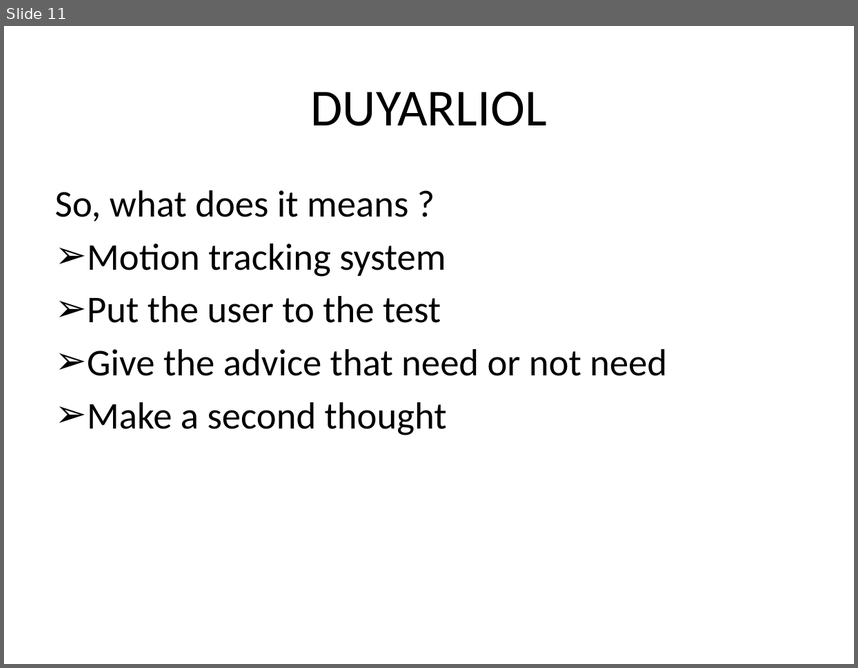
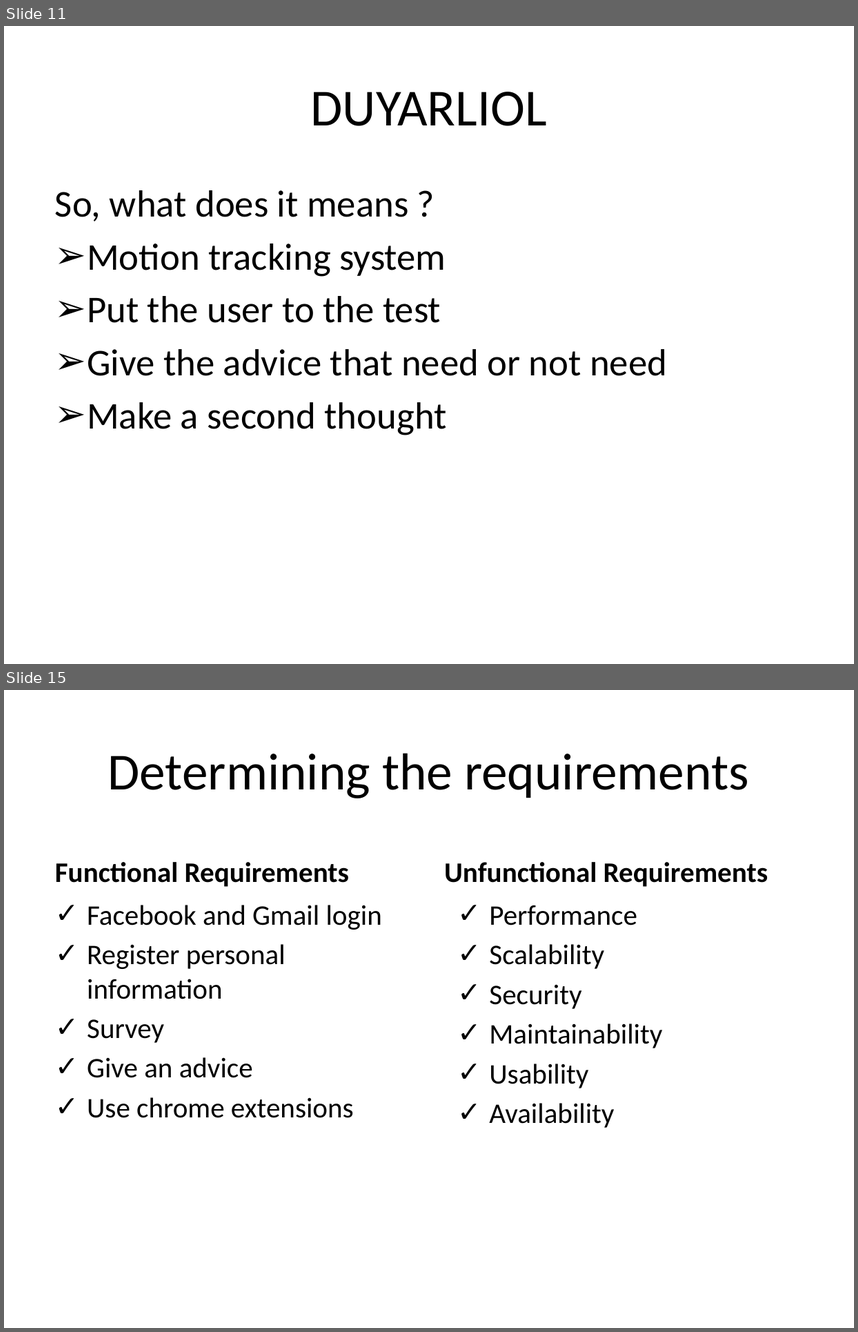
Before and after one commit to hakanyildiz/BIM444-Computer-Engineering-Apps, a slide deck: Documents/DUYARLIOL.pptx. Shown one above the other, each under a label of ours: slide 11 before the commit, slides 11 and 15 after it; the slides between them are not shown. The pictures are 858x668 and 858x1332 pixels, drawn with LibreOffice and Linux fonts; fonts in the diff are those of the drawing. Boxes give left, top, right and bottom in pixels: in the first picture for what was removed or moved away, otherwise in the second. Text is boxed around its words. In the diff, an @@ line names an element or a change of style, - is before the commit and + after.

```diff
--- a/Documents/DUYARLIOL.pptx
+++ b/Documents/DUYARLIOL.pptx
@@ slide 15 added at box(4, 690, 854, 1328), background #FFFFFF @@
@@ title added at box(108, 753, 749, 798), 44 pt, text #000000 @@
+Determining the requirements
@@ text added at box(55, 862, 349, 887), 24 pt, text #000000, bold @@
+Functional Requirements
@@ text added at box(444, 862, 768, 887), 24 pt, text #000000, bold @@
+Unfunctional Requirements
@@ text added at box(87, 905, 382, 1118), 24 pt, text #000000 @@
+✓ Facebook and Gmail login
+✓ Register personal information
+✓ Survey
+✓ Give an advice
+✓ Use chrome extensions
@@ text added at box(489, 905, 662, 1127), 24 pt, text #000000 @@
+✓ Performance
+✓ Scalability
+✓ Security
+✓ Maintainability
+✓ Usability
+✓ Availability
```
Also in this commit, not shown: 2 slides changed, 8 other slides added, 2 other files.
